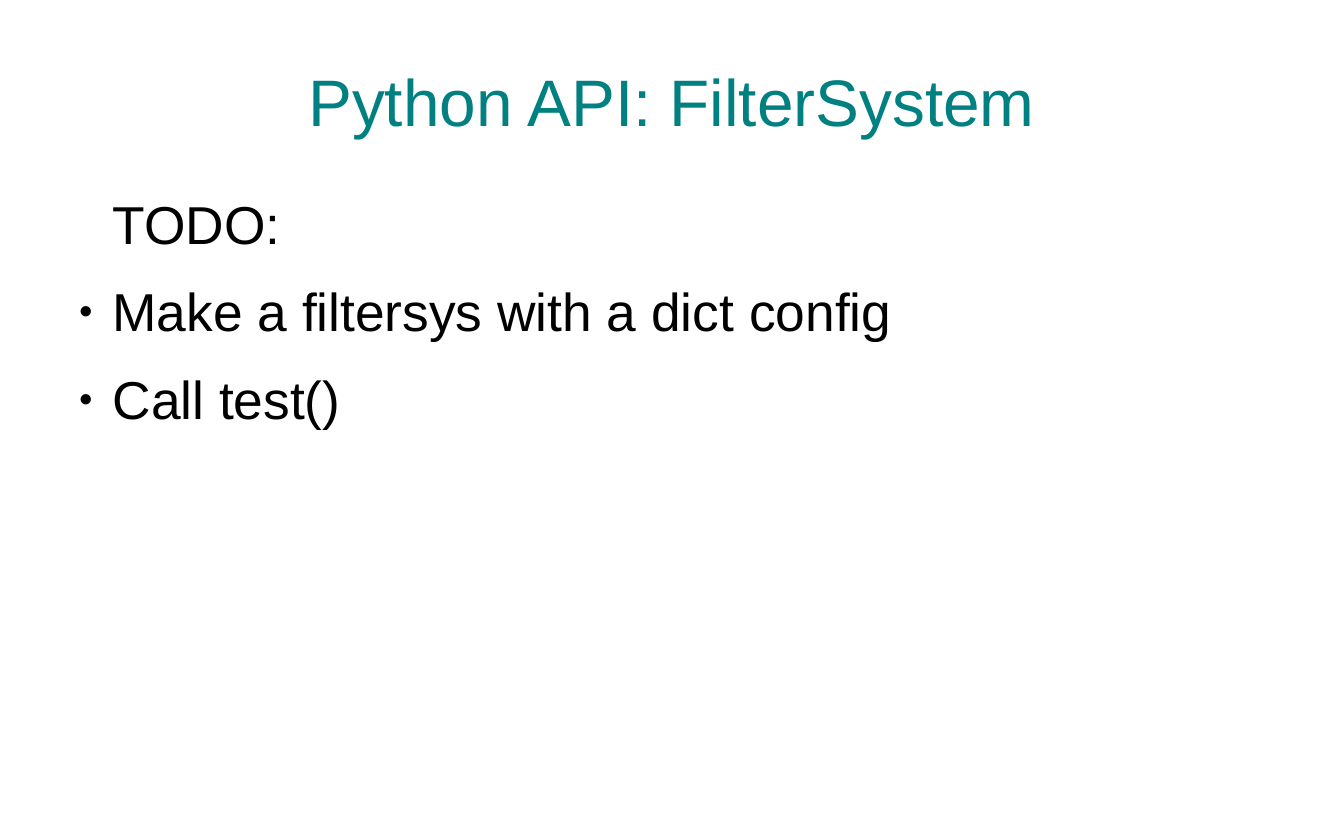
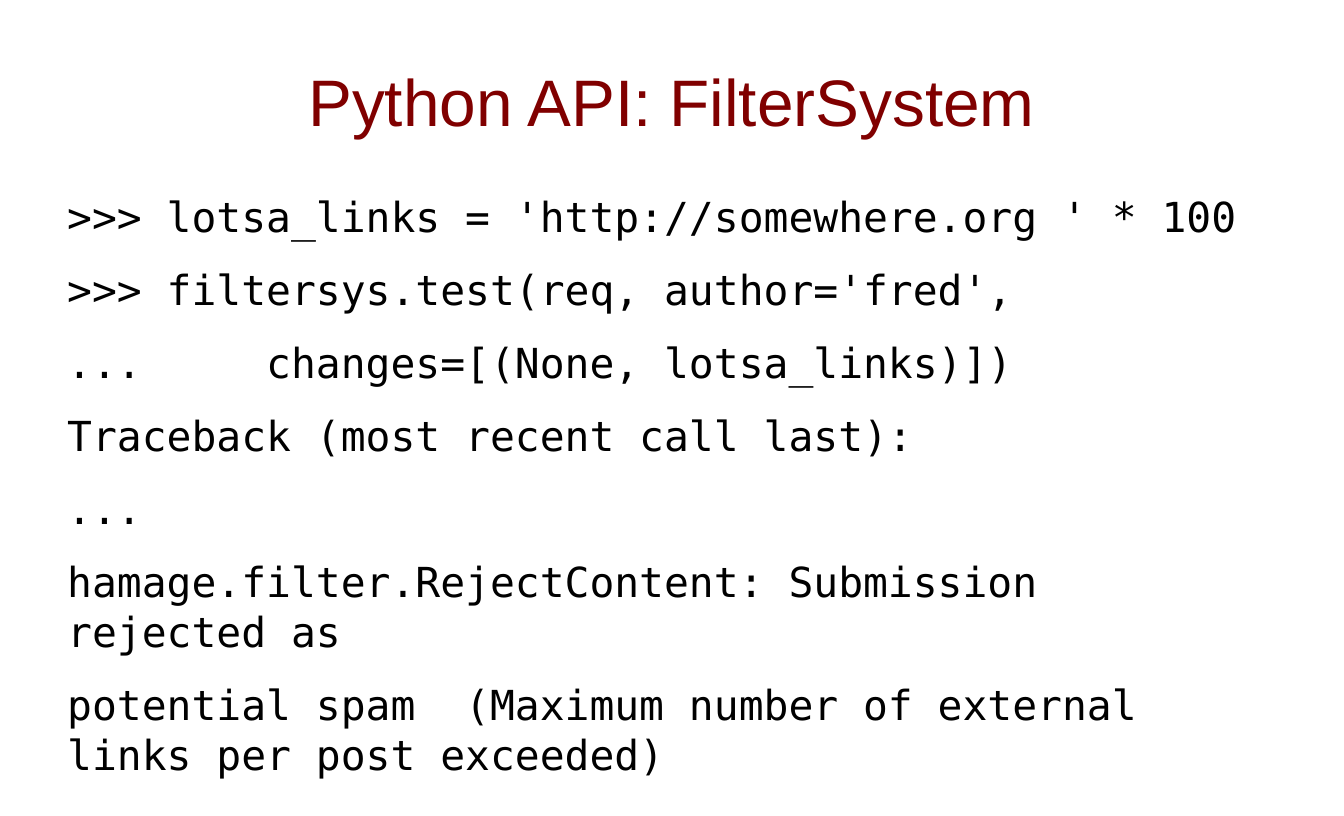
Before and after one commit to slinkp/pygotham_hamage_demo, a slide deck: slide 28 of slides.odp (slide 23 before the commit). Drawn at 1344x816 pixels with LibreOffice and Linux fonts; fonts in the diff are those of the drawing. Boxes give left, top, right and bottom in pixels: in the first picture for what was removed or moved away, otherwise in the second. Text is boxed around its words. In the diff, an @@ line names an element or a change of style, - is before the commit and + after.

```diff
--- a/slides.odp
+++ b/slides.odp
@@ title "Python API: FilterSystem" at (308, 78, 1035, 138): text colour #008080 to #800000 @@
@@ text at (67, 200, 1237, 779): text changed; size 40 to 31 pt; font Arial to DejaVu Sans Mono @@
-TODO:
-● Make a filtersys with a dict config
-● Call test()
+>>> lotsa_links = 'http://somewhere.org ' * 100
+>>> filtersys.test(req, author='fred',
+... changes=[(None, lotsa_links)])
+Traceback (most recent call last):
+...
+hamage.filter.RejectContent: Submission rejected as
+potential spam (Maximum number of external links per post exceeded)
```
Also in this commit, not shown: 29 other slides changed, 6 slides added, 1 slide removed.
